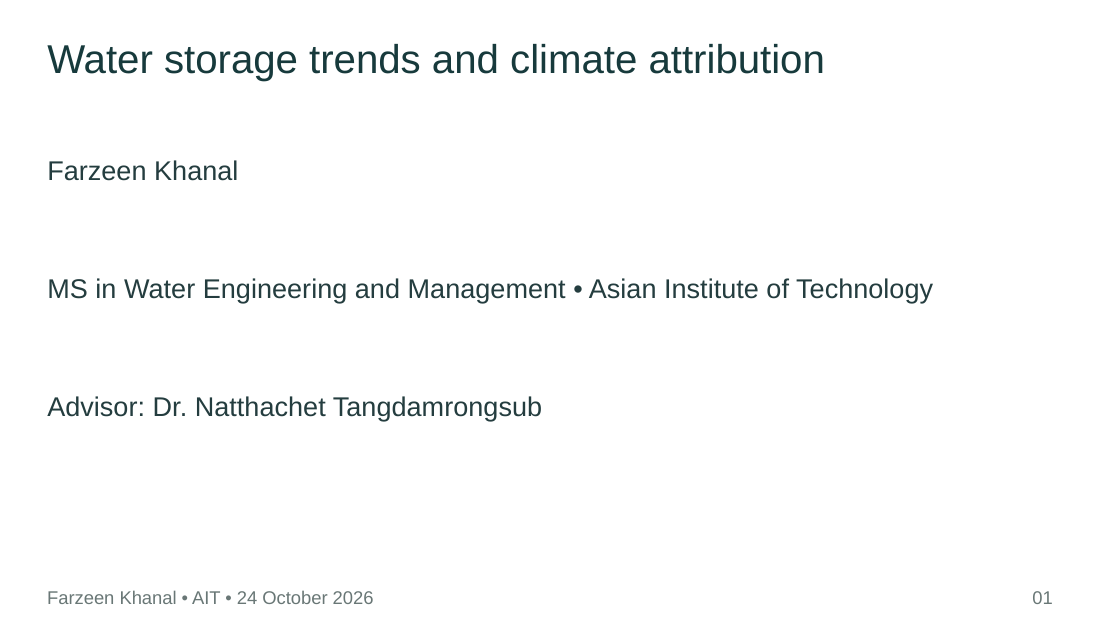
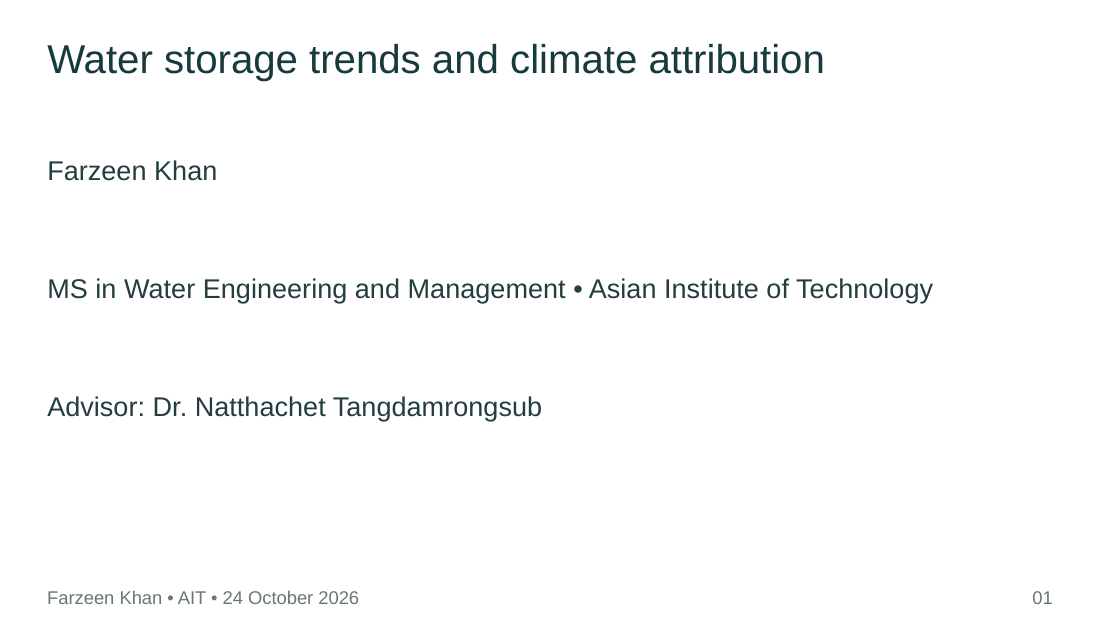
Before and after one commit to farzeen185/farzeen185.github.io, a slide deck: slide 1 of downloads/Thailand_Three_Objectives_Farzeen_Khanal.pptx. Drawn at 1120x630 pixels with LibreOffice and Linux fonts; fonts in the diff are those of the drawing. Boxes give left, top, right and bottom in pixels: in the first picture for what was removed or moved away, otherwise in the second. Text is boxed around its words. In the diff, an @@ line names an element or a change of style, - is before the commit and + after.

```diff
--- a/downloads/Thailand_Three_Objectives_Farzeen_Khanal.pptx
+++ b/downloads/Thailand_Three_Objectives_Farzeen_Khanal.pptx
@@ text at [47, 160, 217, 181]: text changed @@
-Farzeen Khanal
+Farzeen Khan
@@ text at [47, 590, 359, 604]: text changed @@
-Farzeen Khanal • AIT • 24 October 2026
+Farzeen Khan • AIT • 24 October 2026
```
Also in this commit, not shown: 15 other slides changed, 23 other files.
